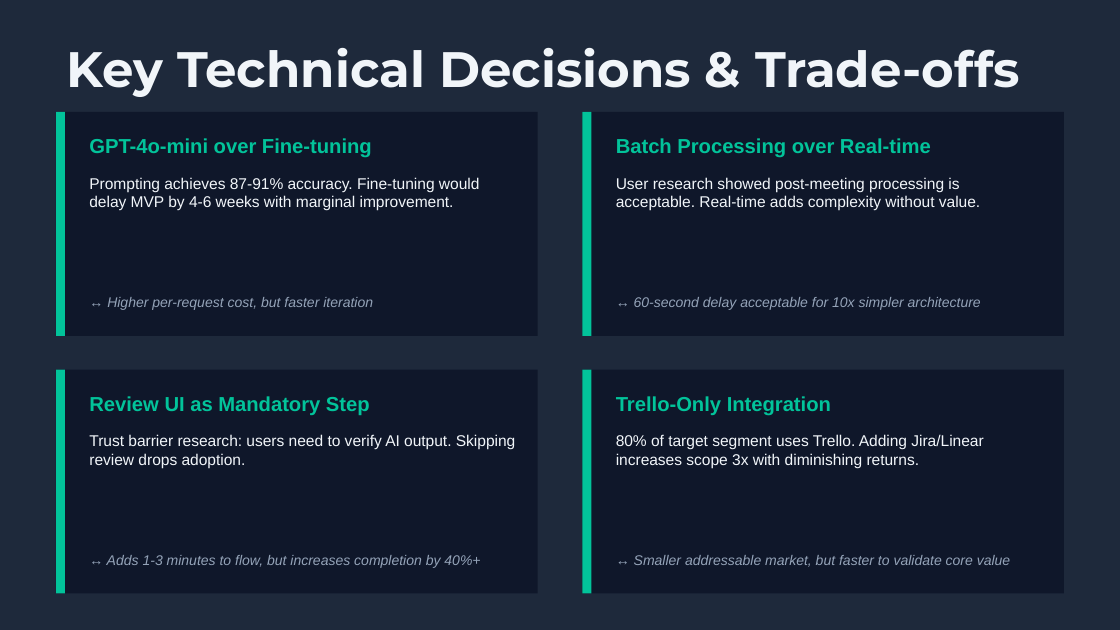
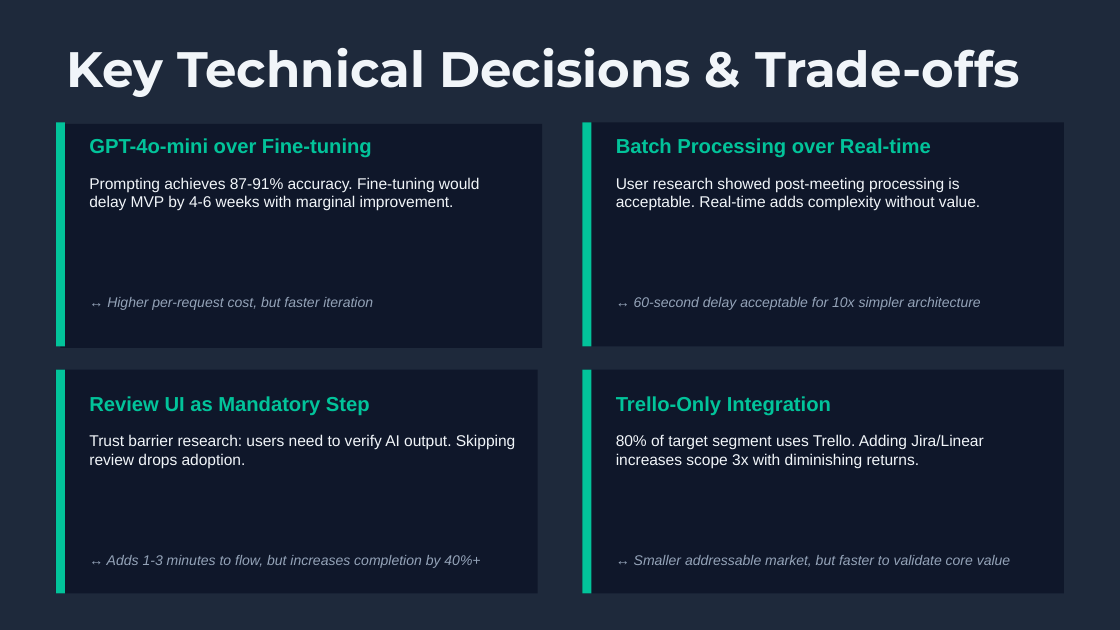
Before and after one commit to Hussnainulabidin/SyncBoard, a slide deck: slide 4 of docs/SyncBoard_MVP_Technical_Summary.pptx. Drawn at 1120x630 pixels with LibreOffice and Linux fonts; fonts in the diff are those of the drawing. Boxes give left, top, right and bottom in pixels: in the first picture for what was removed or moved away, otherwise in the second. Text is boxed around its words. In the diff, an @@ line names an element or a change of style, - is before the commit and + after.

```diff
--- a/docs/SyncBoard_MVP_Technical_Summary.pptx
+++ b/docs/SyncBoard_MVP_Technical_Summary.pptx
@@ rectangle moved from (x1=56, y1=112, x2=538, y2=336) to (x1=60, y1=124, x2=542, y2=348) @@
@@ 3 rectangles moved together from (x1=56, y1=112, x2=1064, y2=336) to (x1=56, y1=122, x2=1064, y2=346) @@
```
Also in this commit, not shown: 4 other slides changed, 3 other files.
